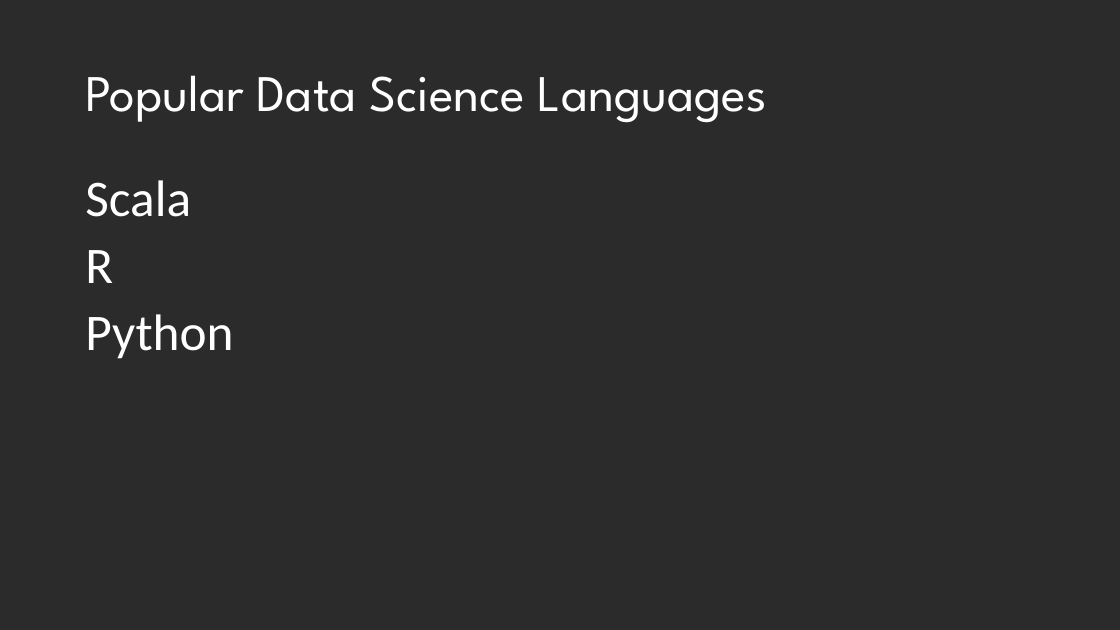
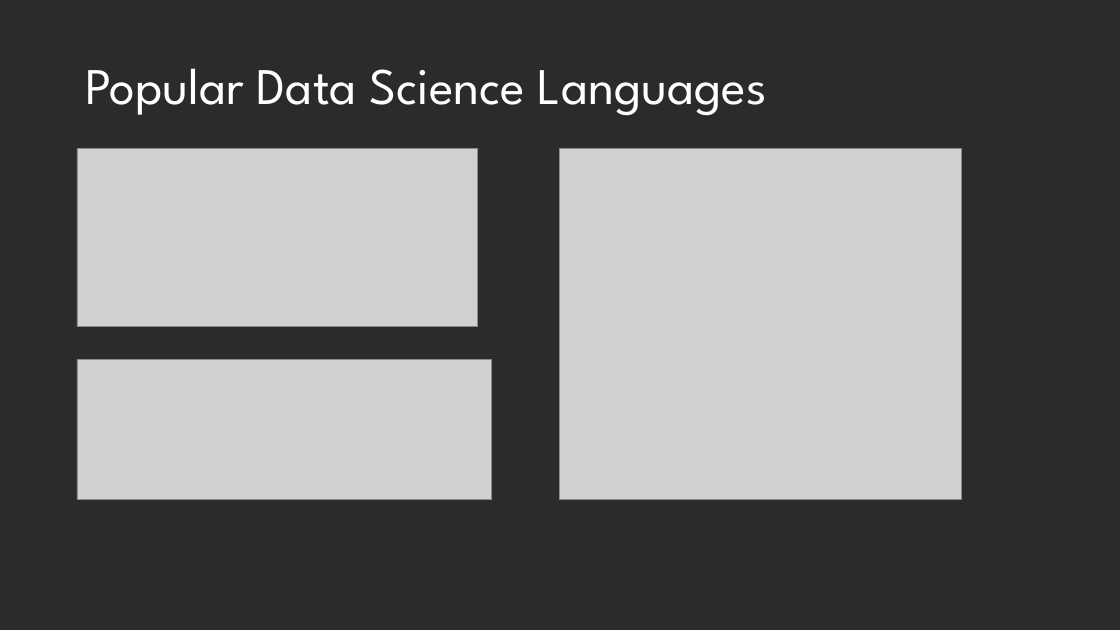
Before and after one commit to DustinEwers/r-talk-demos, a slide deck: slide 11 of slides/r_slides.pptx. Drawn at 1120x630 pixels with LibreOffice and Linux fonts; fonts in the diff are those of the drawing; grey boxes stand for pictures; background and template pictures are left out; a plain dark background stands for a picture behind light text. Boxes give left, top, right and bottom in pixels: in the first picture for what was removed or moved away, otherwise in the second. Text is boxed around its words. In the diff, an @@ line names an element or a change of style, - is before the commit and + after.

```diff
--- a/slides/r_slides.pptx
+++ b/slides/r_slides.pptx
@@ title "Popular Data Science Languages" moved from (x1=85, y1=75, x2=767, y2=123) to (x1=85, y1=68, x2=767, y2=116) @@
@@ picture added at (x1=77, y1=149, x2=478, y2=327) @@
@@ picture added at (x1=560, y1=149, x2=962, y2=500) @@
@@ text removed at (x1=85, y1=180, x2=233, y2=359) @@
-Scala
-R
-Python
@@ picture added at (x1=77, y1=360, x2=492, y2=500) @@
```
Also in this commit, not shown: 8 other slides changed, 10 slides added, 7 slides removed.
